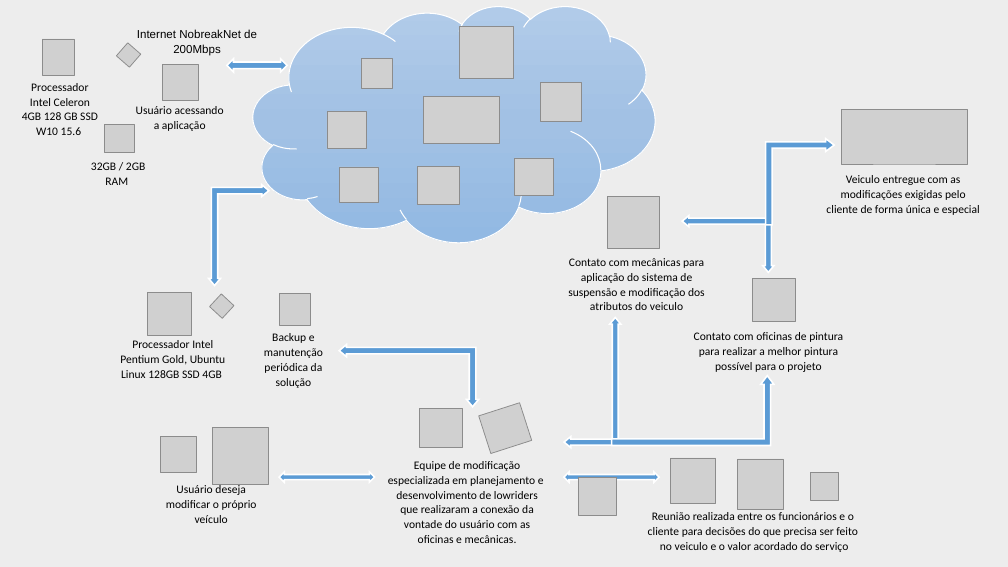
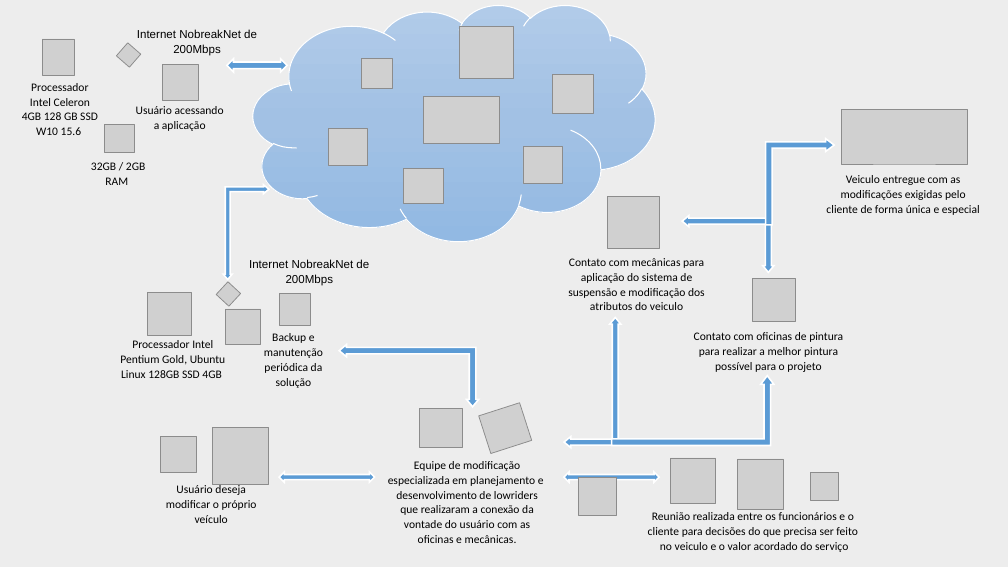
Before and after one commit to jorgeleao123/Trabalho_PI_Semestral, a slide deck: slide 2 of documentacao/HLD_LLD.pptx (slide 4 before the commit). Drawn at 1008x567 pixels with LibreOffice and Linux fonts; fonts in the diff are those of the drawing; grey boxes stand for pictures. Boxes give left, top, right and bottom in pixels: in the first picture for what was removed or moved away, otherwise in the second. Text is boxed around its words. In the diff, an @@ line names an element or a change of style, - is before the commit and + after.

```diff
--- a/documentacao/HLD_LLD.pptx
+++ b/documentacao/HLD_LLD.pptx
@@ picture: place and size @@
-picture at (541,82,582,121)
+picture at (553,75,594,113)
@@ picture: place and size @@
-picture at (327,112,366,149)
+picture at (328,128,368,165)
@@ picture: place and size @@
-picture at (515,158,554,195)
+picture at (523,147,563,184)
@@ picture: place and size @@
-picture at (340,167,379,203)
+picture at (404,169,443,204)
@@ picture removed at (417,167,459,204) @@
@@ left up arrow: place and size @@
-left up arrow at (209,185,269,285)
+left up arrow at (223,185,268,279)
@@ text added at (249,259,369,286), 11 pt, text #000000 @@
+Internet NobreakNet de 200Mbps
@@ picture: place and size @@
-picture at (210,294,234,319)
+picture at (216,281,241,306)
@@ picture added at (225,309,261,345) @@
```
Also in this commit, not shown: 1 other slide changed, 2 slides removed, 13 other files.
